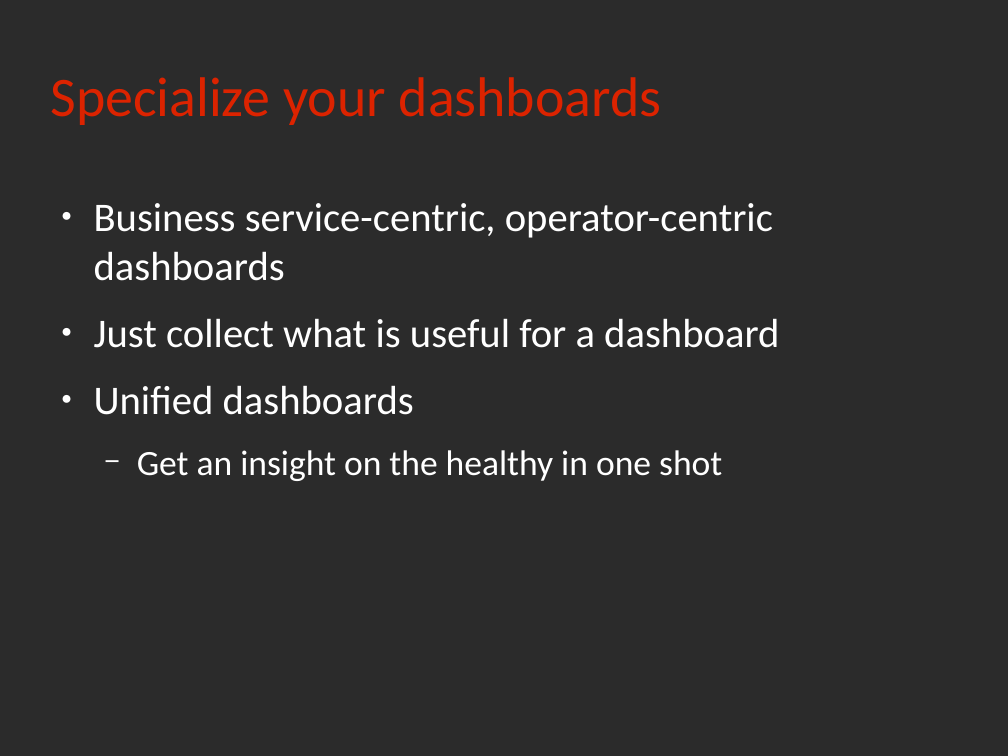
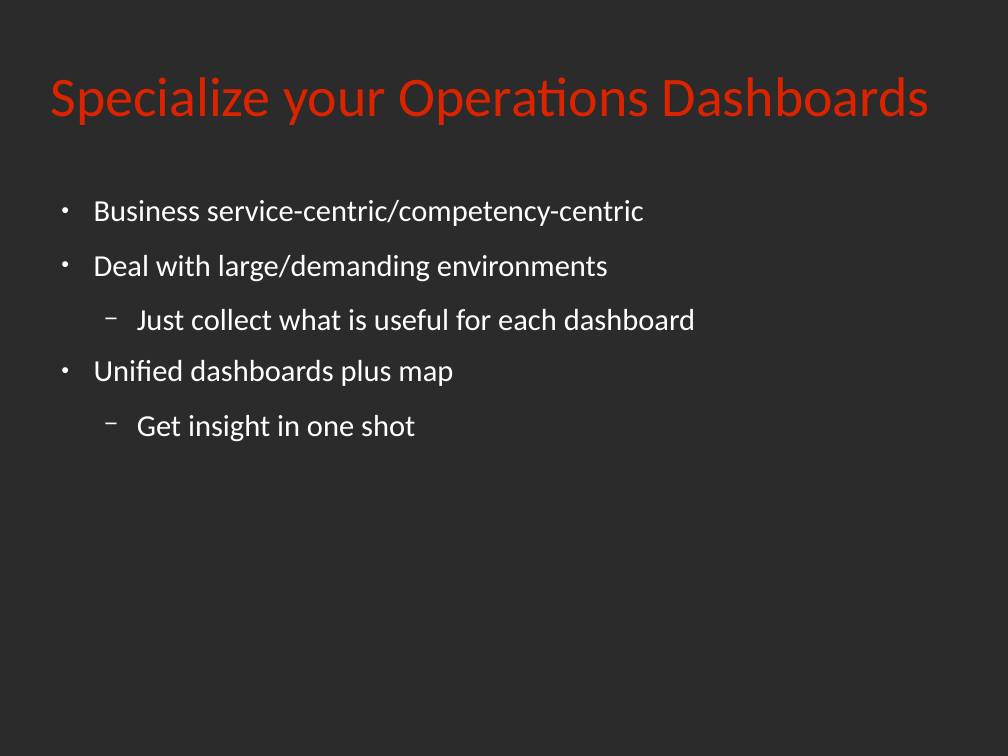
Before and after one commit to rchakode/realopinsight, a slide deck: slide 19 of doc/talks/rmll-2013.odp (slide 16 before the commit). Drawn at 1008x756 pixels with LibreOffice and Linux fonts; fonts in the diff are those of the drawing; background and template pictures are left out; a plain dark background stands for a picture behind light text. Boxes give left, top, right and bottom in pixels: in the first picture for what was removed or moved away, otherwise in the second. Text is boxed around its words. In the diff, an @@ line names an element or a change of style, - is before the commit and + after.

```diff
--- a/doc/talks/rmll-2013.odp
+++ b/doc/talks/rmll-2013.odp
@@ title at <box>50,77,930,125</box>: text changed @@
-Specialize your dashboards
+Specialize your Operations Dashboards
@@ text at <box>94,200,695,442</box>: text changed; size 32 to 24 pt @@
-● Business service-centric, operator-centric dashboards
-● Just collect what is useful for a dashboard
-● Unified dashboards
-  − Get an insight on the healthy in one shot
+● Business service-centric/competency-centric
+● Deal with large/demanding environments
+  − Just collect what is useful for each dashboard
+● Unified dashboards plus map
+  − Get insight in one shot
```
Also in this commit, not shown: 24 other slides changed, 6 slides added, 6 slides removed, 2 other files.
